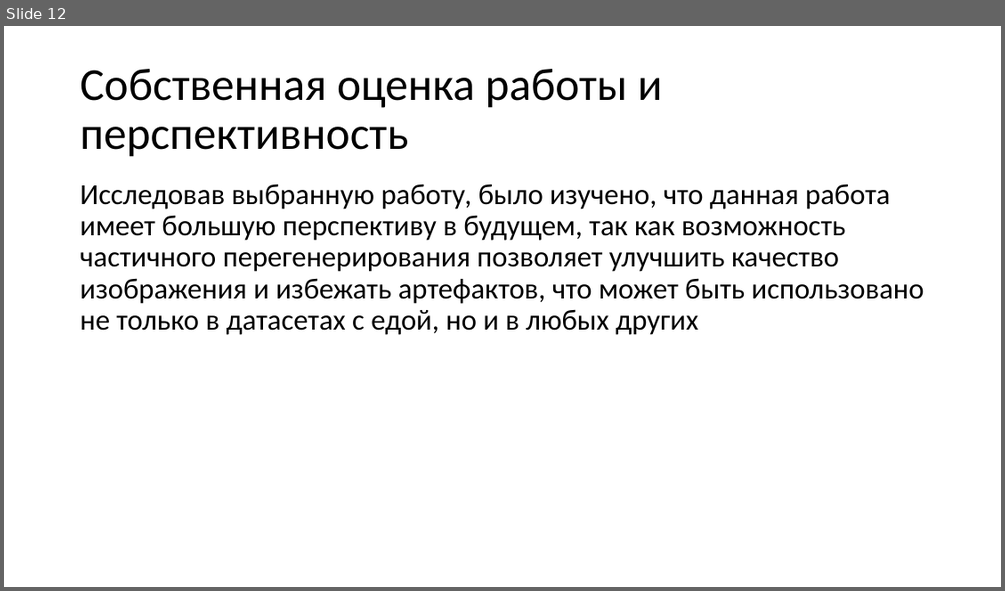
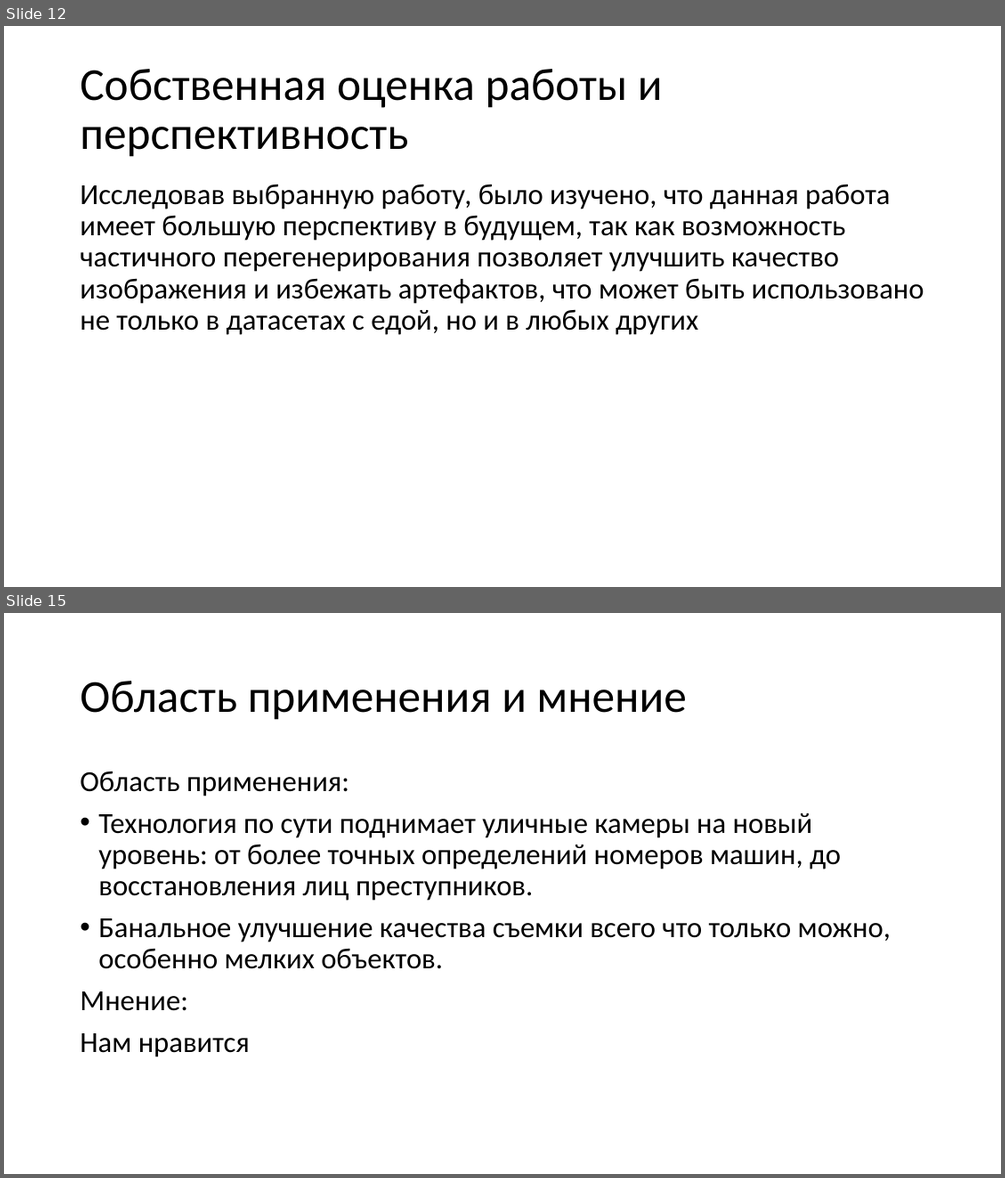
Before and after one commit to katanayka/katanayka, a slide deck: Sozdanie_uslovnogo_obraza_sinteticheskoy_pischi.pptm. Shown one above the other, each under a label of ours: slide 12 before the commit, slides 12 and 15 after it; the slides between them are not shown. The pictures are 1005x591 and 1005x1178 pixels, drawn with LibreOffice and Linux fonts; fonts in the diff are those of the drawing. Boxes give left, top, right and bottom in pixels: in the first picture for what was removed or moved away, otherwise in the second. Text is boxed around its words. In the diff, an @@ line names an element or a change of style, - is before the commit and + after.

```diff
--- a/Sozdanie_uslovnogo_obraza_sinteticheskoy_pischi.pptm
+++ b/Sozdanie_uslovnogo_obraza_sinteticheskoy_pischi.pptm
@@ slide 15 added at [4,613,1001,1174], background #FFFFFF @@
@@ title added at [80,681,687,720], 44 pt, text #000000 @@
+Область применения и мнение
@@ text added at [80,771,890,1057], 28 pt, text #000000 @@
+Область применения:
+• Технология по сути поднимает уличные камеры на новый уровень: от более точных определений номеров машин, до восстановления лиц преступников.
+• Банальное улучшение качества съемки всего что только можно, особенно мелких объектов.
+Мнение:
+Нам нравится
```
Also in this commit, not shown: 8 other slides added.
